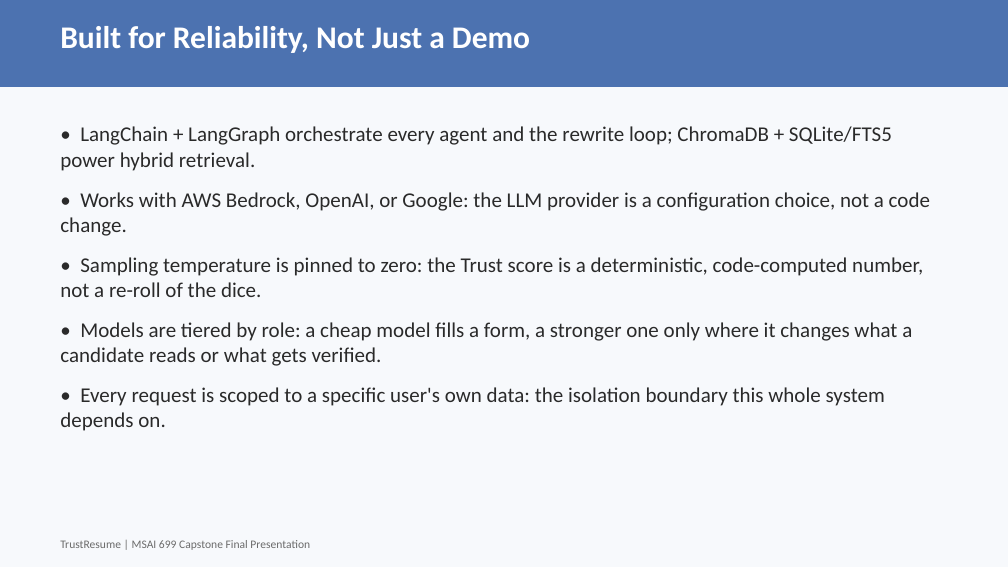
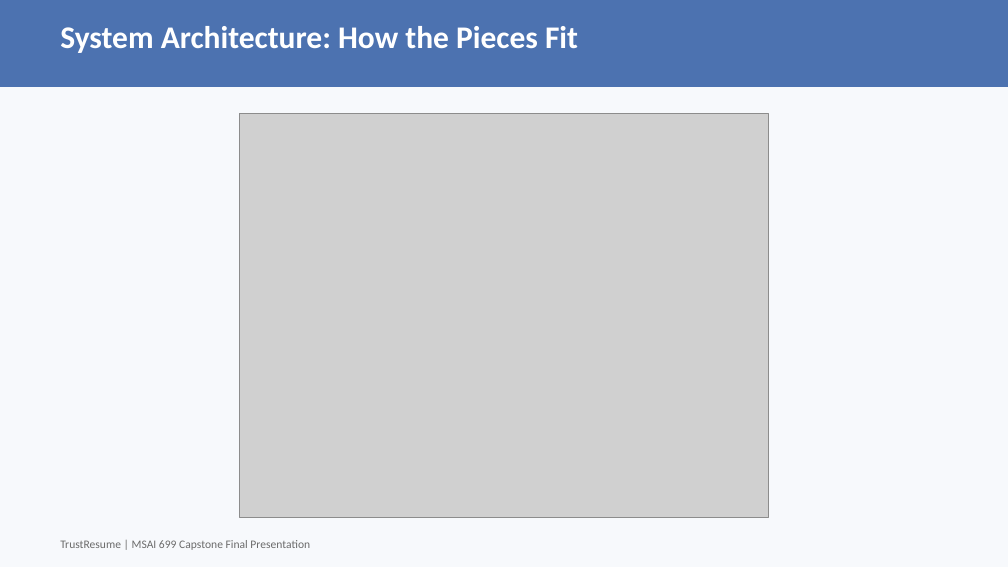
Before and after one commit to pxu/trustresume_langchain, a slide deck: slide 5 of docs/weekly-submissions/Week7_Final_Presentation.pptx. Drawn at 1008x567 pixels with LibreOffice and Linux fonts; fonts in the diff are those of the drawing; grey boxes stand for pictures. Boxes give left, top, right and bottom in pixels: in the first picture for what was removed or moved away, otherwise in the second. Text is boxed around its words. In the diff, an @@ line names an element or a change of style, - is before the commit and + after.

```diff
--- a/docs/weekly-submissions/Week7_Final_Presentation.pptx
+++ b/docs/weekly-submissions/Week7_Final_Presentation.pptx
@@ text at (60,26,578,53): text changed @@
-Built for Reliability, Not Just a Demo
+System Architecture: How the Pieces Fit
@@ picture added at (240,113,768,518) @@
@@ text removed at (60,126,930,431) @@
-• LangChain + LangGraph orchestrate every agent and the rewrite loop; ChromaDB + SQLite/FTS5 power hybrid retrieval.
-• Works with AWS Bedrock, OpenAI, or Google: the LLM provider is a configuration choice, not a code change.
-• Sampling temperature is pinned to zero: the Trust score is a deterministic, code-computed number, not a re-roll of the dice.
-• Models are tiered by role: a cheap model fills a form, a stronger one only where it changes what a candidate reads or what gets verified.
-• Every request is scoped to a specific user's own data: the isolation boundary this whole system depends on.
```
Also in this commit, not shown: 8 other slides changed, 3 slides removed, 1 other file.
